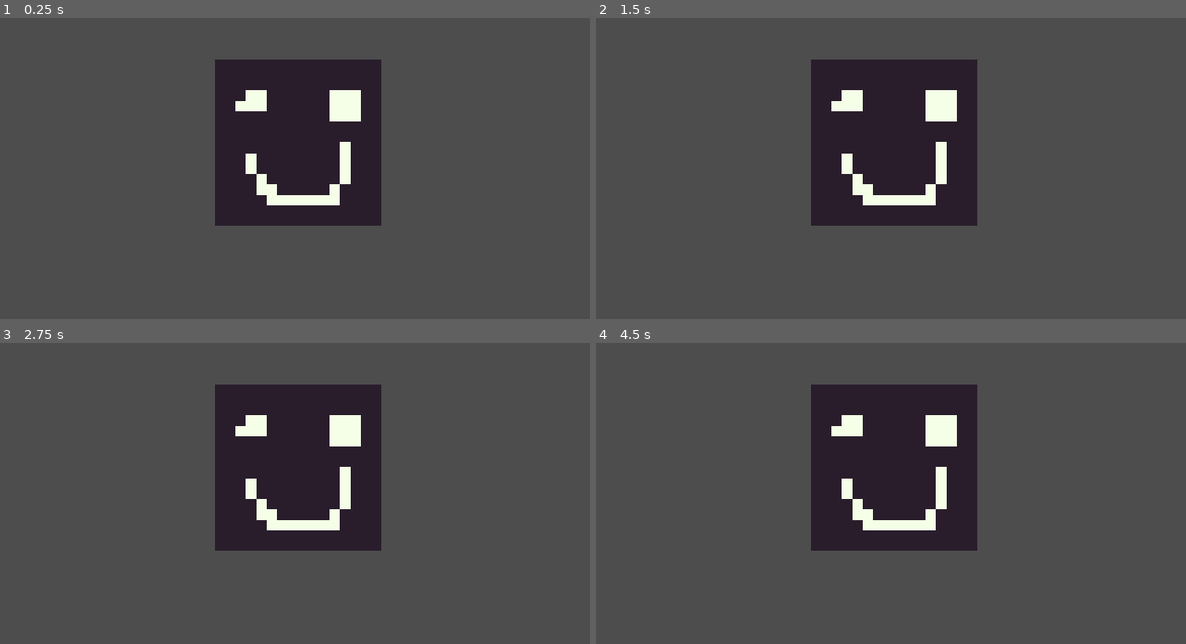
Above: before the commit, frames 1-4 (two rows, left to right).
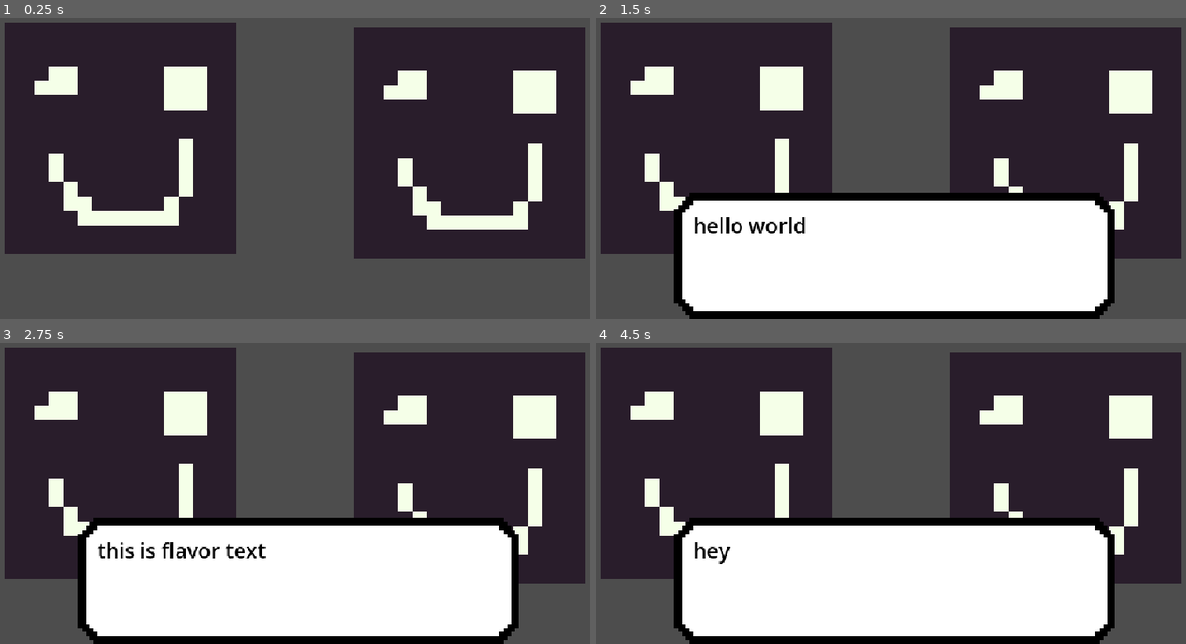
Above: after the commit, the same moments.

Repository: madebyrivaan/Mr.-Pumpkin-s-Murder-Case
Game: Godot game, scene res://scenes/test.tscn
Same seed, same stepped clock (60 frames per second), same inputs: the game is played once before the commit and once after it.
Inputs (mouse positions are in pixels of both pictures, inside the frame that each line leads up to):
- Up to frame 1 (0.25 s): no input
- Up to frame 2 (1.5 s): click (719, 138) at 0.52 s; click (1068, 144) at 1.27 s
- Up to frame 3 (2.75 s): click (123, 463) at 2.02 s
- Up to frame 4 (4.5 s): click (1068, 469) at 2.77 s; click (719, 463) at 3.52 s; click (1068, 469) at 4.27 s

The runs differ from the first frame. In frame 1, 67% of the frame differs, in the area x 0-100%, y 1-80%; in frame 2, 85%; in frame 3, 85%; in frame 4, 85%, in the area x 0-100%, y 1-100%.

Commit message:
remade the button

Diff:
--- a/scenes/clickable.tscn
+++ b/scenes/clickable.tscn
@@ -1,14 +1,11 @@
 [gd_scene format=3 uid="uid://tyl54j13bv5p"]
 
-[ext_resource type="Script" uid="uid://bwbrct7h7g270" path="res://scripts/click.gd" id="1_8ylfl"]
 [ext_resource type="Texture2D" uid="uid://del6i4vdiw8dg" path="res://sprites/dummy.png" id="2_8ylfl"]
 
 [sub_resource type="RectangleShape2D" id="RectangleShape2D_8ylfl"]
 size = Vector2(16, 16)
 
 [node name="Clickable" type="Area2D" unique_id=1421420459]
-script = ExtResource("1_8ylfl")
-flavor_text = Array[String](["", "To jest tekst przykładowy.", "This is flavor text.", "Line 0 is meant to be left empty."])
 
 [node name="Sprite" type="Sprite2D" parent="." unique_id=2034708174]
 texture = ExtResource("2_8ylfl")
--- /dev/null
+++ b/scenes/clickable_2.tscn
@@ -0,0 +1,20 @@
+[gd_scene format=3 uid="uid://b3uiobednkqet"]
+
+[ext_resource type="Texture2D" uid="uid://del6i4vdiw8dg" path="res://sprites/dummy.png" id="1_4446y"]
+[ext_resource type="Script" uid="uid://bwbrct7h7g270" path="res://scripts/click.gd" id="1_u2r6l"]
+
+[node name="Clickable2" type="TextureButton" unique_id=1925894284]
+anchors_preset = -1
+anchor_left = -0.008333334
+anchor_top = -0.014814815
+anchor_right = 0.008333334
+anchor_bottom = 0.014814815
+grow_horizontal = 2
+grow_vertical = 2
+pivot_offset = Vector2(8, 8)
+texture_normal = ExtResource("1_4446y")
+stretch_mode = 4
+script = ExtResource("1_u2r6l")
+flavor_text = Array[String](["", "hello world", "this is flavor text", "line 0 has to be empty"])
+
+[connection signal="pressed" from="." to="." method="_on_pressed"]
--- /dev/null
+++ b/scenes/dialogue_box.tscn
@@ -0,0 +1,36 @@
+[gd_scene format=3 uid="uid://bg2v2fdt755v1"]
+
+[ext_resource type="Script" uid="uid://bbuum3kberc86" path="res://scripts/dialogue_box.gd" id="1_fu8b5"]
+[ext_resource type="Texture2D" uid="uid://vo2b0litnuvj" path="res://sprites/dialogue_box.png" id="1_rc1id"]
+
+[node name="Dialogue GUI Layer" type="CanvasLayer" unique_id=67360601]
+script = ExtResource("1_fu8b5")
+
+[node name="Texture" type="TextureRect" parent="." unique_id=2110677055]
+anchors_preset = 7
+anchor_left = 0.5
+anchor_top = 1.0
+anchor_right = 0.5
+anchor_bottom = 1.0
+offset_left = -337.5
+offset_top = -193.0
+offset_right = 337.5
+grow_horizontal = 2
+grow_vertical = 0
+texture = ExtResource("1_rc1id")
+expand_mode = 1
+stretch_mode = 5
+
+[node name="Displayed Text" type="Label" parent="." unique_id=379329224]
+custom_minimum_size = Vector2(615, 141)
+custom_maximum_size = Vector2(615, 141)
+clip_contents = true
+offset_left = 172.5
+offset_top = 374.0
+offset_right = 787.5
+offset_bottom = 515.0
+size_flags_vertical = 0
+theme_override_colors/font_color = Color(0, 0, 0, 1)
+theme_override_font_sizes/font_size = 32
+text = "aabb"
+autowrap_mode = 3
--- a/scenes/game.gd
+++ b/scenes/game.gd
@@ -4,6 +4,9 @@
 static var Instance: DialogueHandler = null
 signal next_line_prompted
 var reading_dialogue: bool
+var current_text : String
+
+var counter : int = 0
 # Called when the node enters the scene tree for the first time.
 func _ready() -> void:
 	if Instance == null:
@@ -28,6 +31,7 @@
 	reading_dialogue = true
 	for text in dialogue:
 		if text:
-			print(text)
+			current_text = text
+		counter += 1
 		await next_line_prompted
 	reading_dialogue = false
--- a/scenes/test.tscn
+++ b/scenes/test.tscn
@@ -1,12 +1,26 @@
 [gd_scene format=3 uid="uid://cx16nipwq7vyy"]
 
 [ext_resource type="Script" uid="uid://cb802p7bgn1kt" path="res://scenes/game.gd" id="1_errlg"]
-[ext_resource type="PackedScene" uid="uid://tyl54j13bv5p" path="res://scenes/clickable.tscn" id="2_bl13t"]
+[ext_resource type="PackedScene" uid="uid://b3uiobednkqet" path="res://scenes/clickable_2.tscn" id="2_iyx0m"]
+[ext_resource type="PackedScene" uid="uid://bg2v2fdt755v1" path="res://scenes/dialogue_box.tscn" id="3_iyx0m"]
 
 [node name="Game" type="Node2D" unique_id=255489037]
 script = ExtResource("1_errlg")
 
-[node name="Clickable" parent="." unique_id=2034708174 instance=ExtResource("2_bl13t")]
-scale = Vector2(16, 16)
+[node name="Clickable2" parent="." unique_id=1925894284 instance=ExtResource("2_iyx0m")]
+offset_left = -448.0
+offset_top = -183.0
+offset_right = -94.0
+offset_bottom = 172.0
+flavor_text = Array[String](["", "hello world", "this is flavor text", "line 0 doesn't have to be empty anymore"])
+
+[node name="Clickable3" parent="." unique_id=1203313043 instance=ExtResource("2_iyx0m")]
+offset_left = 86.0
+offset_top = -176.0
+offset_right = 440.0
+offset_bottom = 179.0
+flavor_text = Array[String](["hey", "hello world", "this is other flavor text", "just to check if everything is working"])
+
+[node name="Dialogue GUI Layer" parent="." unique_id=67360601 instance=ExtResource("3_iyx0m")]
 
 [node name="Camera2D" type="Camera2D" parent="." unique_id=1020124421]
--- a/scripts/click.gd
+++ b/scripts/click.gd
@@ -1,7 +1,8 @@
-extends Area2D
+extends TextureButton
 
 # IMPORTANT! Always leave array element 0 of flavor_text empty.
 @export var flavor_text: Array[String]
+
 # Called when the node enters the scene tree for the first time.
 
 func _ready() -> void:
@@ -11,14 +12,26 @@
 func _process(delta: float) -> void:
 	pass
 
-func _input(event: InputEvent) -> void:
+#Keeping this in case the buttons stop working
+#func _input(event: InputEvent) -> void:
+	#if DialogueHandler.Instance.reading_dialogue: return
+	#if event.is_action_pressed("interact"):
+		#DialogueHandler.Instance.load_dialogue(flavor_text)
+			#
+#func _mouse_enter() -> void:
+	#if DialogueHandler.Instance.reading_dialogue: return
+	#set_process_input(true)
+	#
+#func _mouse_exit() -> void:
+	#if DialogueHandler.Instance.reading_dialogue: return
+	#set_process_input(false)
+
+
+func _on_pressed() -> void:
 	if DialogueHandler.Instance.reading_dialogue: return
-	if event.is_action_pressed("interact"):
-		DialogueHandler.Instance.load_dialogue(flavor_text)
-
-func _mouse_enter() -> void:
-	if DialogueHandler.Instance.reading_dialogue: return
-	set_process_input(true)
-func _mouse_exit() -> void:
-	if DialogueHandler.Instance.reading_dialogue: return
-	set_process_input(false)
+	elif DialogueHandler.Instance.counter == len(flavor_text):
+		DialogueHandler.Instance.counter = 0
+		DialogueHandler.Instance.current_text = flavor_text[0]
+		return
+	DialogueHandler.Instance.load_dialogue(flavor_text)
+	DialogueHandler.Instance.current_text = flavor_text[0]
--- /dev/null
+++ b/scripts/dialogue_box.gd
@@ -0,0 +1,15 @@
+extends CanvasLayer
+
+
+# Called when the node enters the scene tree for the first time.
+func _ready() -> void:
+	hide()
+
+
+# Called every frame. 'delta' is the elapsed time since the previous frame.
+func _process(delta: float) -> void:
+	if not DialogueHandler.Instance.reading_dialogue:
+		hide()
+		return
+	show()
+	$"Displayed Text".text = DialogueHandler.Instance.current_text
Not shown, added: scripts/dialogue_box.gd.uid
Binary file added: sprites/dialogue_box.png
Not shown, added: sprites/dialogue_box.png.import
